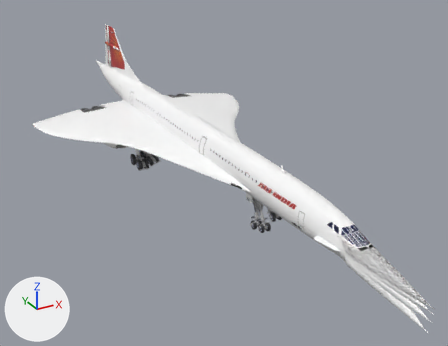
An edit to the glTF model concorde/AI.gltf, drawn before and after from the same camera.
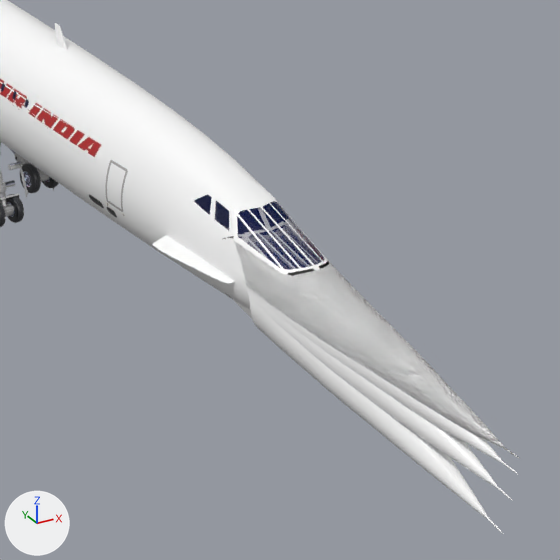
The first picture shows the older version from a 50 mm camera at (-25.1, -20.7, 21.8) aimed at (1.4, 27.6, -2.4). The close-ups show the older and then the newer version on the part from 59% to 100% of the width and 46% to 99% of the height of that picture. Only the edits that show in the close-ups are written down. The lights are fixed; the arrows at lower left show +X, +Y and +Z. Vertices at exactly the same position are counted once.

The scene before the commit, as lines of its bpy script (objects in view):
```python
ob_exterior = bpy.data.objects.new('Exterior', me_exterior)
ob_exterior.location = (0.0, 0.0, 0.0)
ob_pose_flaps_0 = bpy.data.objects.new('Pose_flaps_0', me_pose_flaps_0)
ob_pose_flaps_0.location = (0.0, 0.0, 0.0)
ob_pose_flaps_1 = bpy.data.objects.new('Pose_flaps_1', me_pose_flaps_1)
ob_pose_flaps_1.location = (0.0, 0.0, 0.0)
ob_pose_flaps_2 = bpy.data.objects.new('Pose_flaps_2', me_pose_flaps_2)
ob_pose_flaps_2.location = (0.0, 0.0, 0.0)
ob_pose_flaps_3 = bpy.data.objects.new('Pose_flaps_3', me_pose_flaps_3)
ob_pose_flaps_3.location = (0.0, 0.0, 0.0)
ob_pose_flaps_4 = bpy.data.objects.new('Pose_flaps_4', me_pose_flaps_4)
ob_pose_flaps_4.location = (0.0, 0.0, 0.0)
ob_pose_gear_1 = bpy.data.objects.new('Pose_gear_1', me_pose_gear_1)
ob_pose_gear_1.location = (0.0, 0.0, 0.0)
# also in view: 'Pose_gear_2' at (0.0, 27.9, -1.8)
```
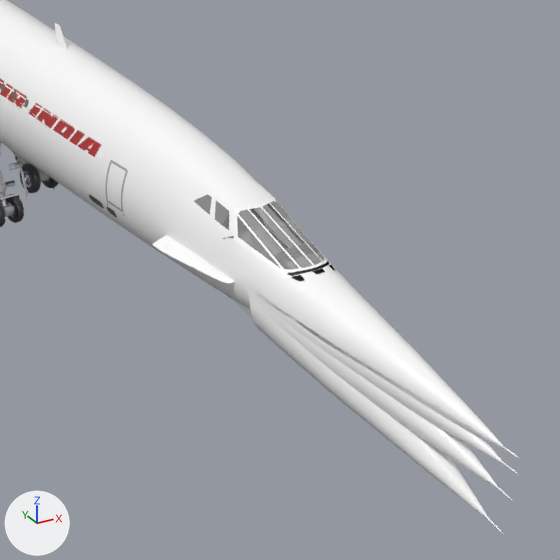
Where the newer file only moved an object's origin or applied its transform, the numbers keep the older frame.

Location of each change, [x1, y1, x2, y2] in pixels of the close-ups (560 x 560 px; the box of a moved part takes in the faces that stretch with it):
'Pose_flaps_0', surface changed: [234, 199, 518, 458] in both
'Pose_flaps_1', surface changed (grey to white): [233, 221, 520, 459] in both
part 1 of me_pose_flaps_0, moved or reshaped: before [486, 432, 518, 457]; after [486, 432, 516, 457]
part 2 of me_pose_flaps_1, moved or reshaped (not visible before): after [487, 435, 519, 458]

The change, as a diff of the scene's bpy script:
```diff
--- a/concorde/AI.gltf.py
+++ b/concorde/AI.gltf.py
@@ img_1_webp @@
+img_1_webp = load_image('1.webp', '../a320-cfm/t/1.webp', 2048, 2048, 'sRGB')
@@ mat_glass_defaultwhite001_1 @@
 n3 = _N.new('ShaderNodeTexImage'); n3.name = 'Image Texture'
-n3.image = img_1_png
+n3.image = img_1_webp
 _L.new(n0.outputs[0], n1.inputs[0])  # 'BSDF' to 'Surface'
@@ me_pose_flaps_0 @@
 me_pose_flaps_0.from_pydata(...)  # 1385 vertices, 2822 faces; spans x -0.96..0.96, y -0.41..8.72, z -0.75..1.72
 # used by ob_pose_flaps_0; location = (0.0, 0.0, 0.0)
+# me_pose_flaps_0 part 1
+# 6 vertices are removed from x -0.01..0.01, y -0.3..0.02, z -0.01..0.01
+# 131 faces are deleted
+# 1 vertex moves within x 0.0, y 0.02, z -0.02
+# 6 vertices are added at (0.02, -0.3, 0.0), (0.02, 0.02, 0.01), (-0.02, -0.3, 0.0), (0.02, 0.02, -0.01), (-0.02, 0.02, 0.01), (-0.02, 0.02, -0.01)
+# 131 new faces join them, mat_livery1_defaultwhite001_7 (picture img_ai_1_webp)
 me_pose_flaps_0.materials.append(mat_livery1_defaultwhite001_7)
@@ me_pose_flaps_1 @@
 me_pose_flaps_1.from_pydata(...)  # 1398 vertices, 2822 faces; spans x -0.96..0.96, y -0.41..8.72, z -0.75..1.32
 # used by ob_pose_flaps_1; location = (0.0, 0.0, 0.0)
+# me_pose_flaps_1 part 2
+# 6 vertices are removed from x -0.01..0.01, y -0.3..0.02, z -0.01..0.01
+# 131 faces are deleted
+# 1 vertex moves within x 0.0, y 0.02, z -0.02
+# 6 vertices are added at (0.02, -0.3, 0.0), (0.02, 0.02, 0.01), (-0.02, -0.3, 0.0), (0.02, 0.02, -0.01), (-0.02, 0.02, 0.01), (-0.02, 0.02, -0.01)
+# 131 new faces join them, mat_livery1_defaultwhite001_7 (picture img_ai_1_webp)
 me_pose_flaps_1.materials.append(mat_livery1_defaultwhite001_7)
```
